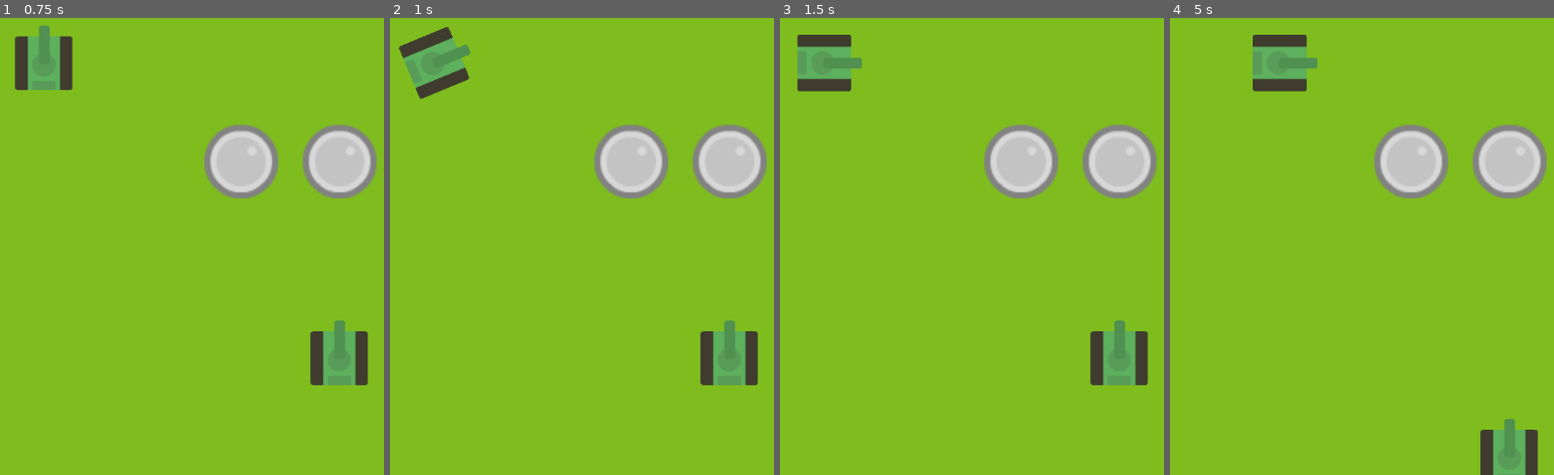
Above: before the commit, frames 1-4 (left to right).
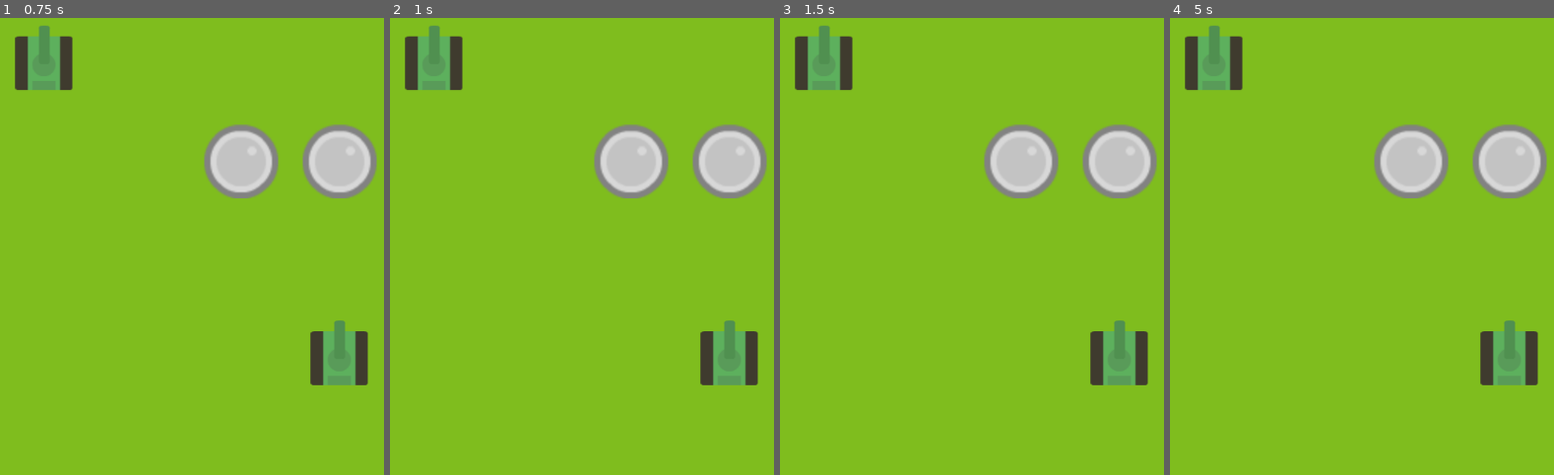
Above: after the commit, the same moments.

Repository: lendroit/tanktank
Game: Godot game, scene res://World.tscn
Two runs of this game, one before a commit and one after it. Both use one fixed random seed, a clock stepped at 60 frames per second and the inputs below.
Inputs:
- Up to frame 1 (0.75 s): tap Enter (end_turn_p1) at 0.5 s; hold Right (rotate_right_p1) from 0.53 s (still down); hold Enter (end_turn_p1) from 0.53 s (still down)
- Up to frame 2 (1 s): keep holding Right (rotate_right_p1); keep holding Enter (end_turn_p1); tap E (end_turn_p2) at 0.8 s
- Up to frame 3 (1.5 s): release Right (rotate_right_p1) at 1.28 s; release Enter (end_turn_p1) at 1.28 s; hold Down (move_backward_p1) from 1.28 s (still down); tap E (end_turn_p2) at 1.35 s
- Up to frame 4 (5 s): tap Enter (end_turn_p1) at 1.55, 3.05, 3.5, 4.55 s; tap Space (shoot_p1) at 2 s; release Down (move_backward_p1) at 2.03 s; hold Enter (end_turn_p1) 2.03-2.78 s; hold Right (rotate_right_p1) 2.03-3.53 s; tap E (end_turn_p2) at 2.3, 2.85, 3.8 s; hold S (move_backward_p2) 3.53-4.28 s; hold Left (rotate_left_p1) from 3.53 s (still down); tap Up (move_frontward_p1) at 4.35 s

Frame 1 is identical in both runs. In frame 2, 1.4% of the frame differs, in the area x 2-22%, y 1-18%; in frame 3, 1.2%; in frame 4, 7.1%, in the area x 3-96%, y 1-100%.

Commit message:
refactor: Remove Timer from Tank

Diff:
--- a/Tank/Tank.gd
+++ b/Tank/Tank.gd
@@ -7,7 +7,6 @@
 
 onready var grid = get_parent()
 onready var tween = $Tween
-onready var timer = $Timer
 var is_moving = false
 var is_executing_actions = false
 var direction = Direction.ENUM.UP
@@ -42,8 +41,6 @@
 		if event.is_action_pressed("shoot_p1"):
 			actions_queue.append(Actions.SHOOT)
 
-		if event.is_action_pressed("end_turn_p1"):
-			self.execute_actions()
 
 	if self.tank_name == "PLAYER_2":
 		if event.is_action_pressed("rotate_right_p2"):
@@ -61,8 +58,6 @@
 		if event.is_action_pressed("shoot_p2"):
 			actions_queue.append(Actions.SHOOT)
 
-		if event.is_action_pressed("end_turn_p2"):
-			self.execute_actions()
 
 func move_frontward():
 	move(direction)
@@ -128,10 +123,7 @@
 func _on_Tween_tween_completed(_object, _key):
 	is_moving = false
 
-func execute_actions():
-	timer.start()
-
-func _on_Timer_timeout():
+func execute_next_action():
 	var action = actions_queue.pop_front()
 	if action == null:
 		return
@@ -147,5 +139,3 @@
 			rotate_right()
 		Actions.SHOOT:
 			shoot()
-
-	timer.start()
--- a/Tank/Tank.tscn
+++ b/Tank/Tank.tscn
@@ -15,9 +15,4 @@
 texture = ExtResource( 2 )
 
 [node name="Tween" type="Tween" parent="."]
-
-[node name="Timer" type="Timer" parent="."]
-wait_time = 0.3
-one_shot = true
 [connection signal="tween_completed" from="Tween" to="." method="_on_Tween_tween_completed"]
-[connection signal="timeout" from="Timer" to="." method="_on_Timer_timeout"]
